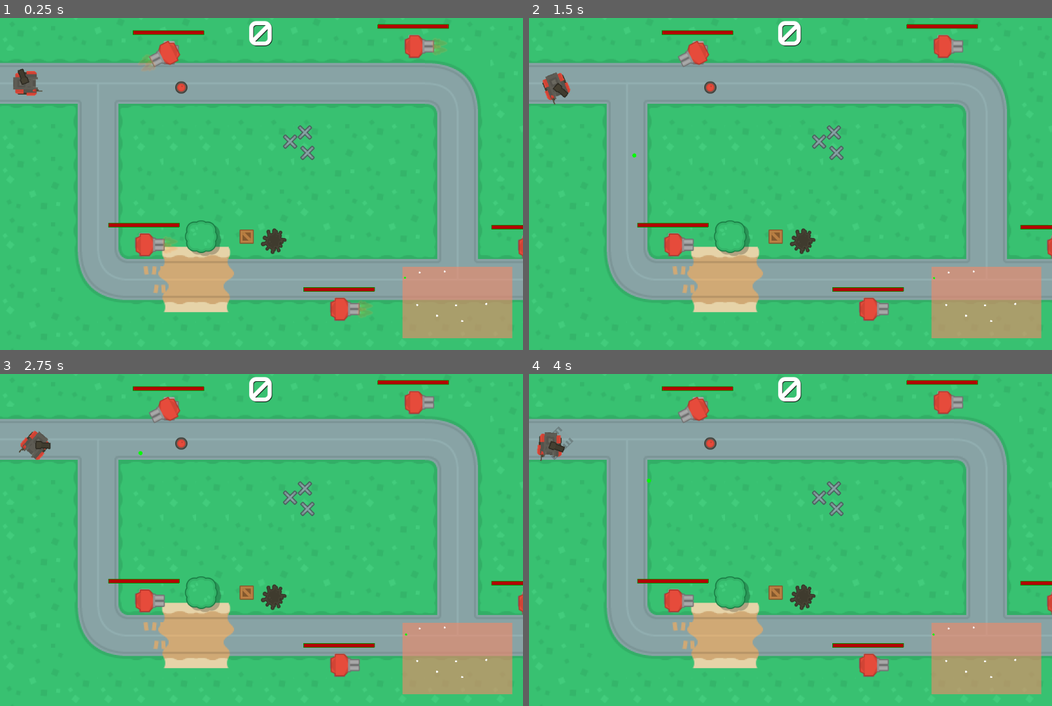
Above: before the commit, frames 1-4 (two rows, left to right).
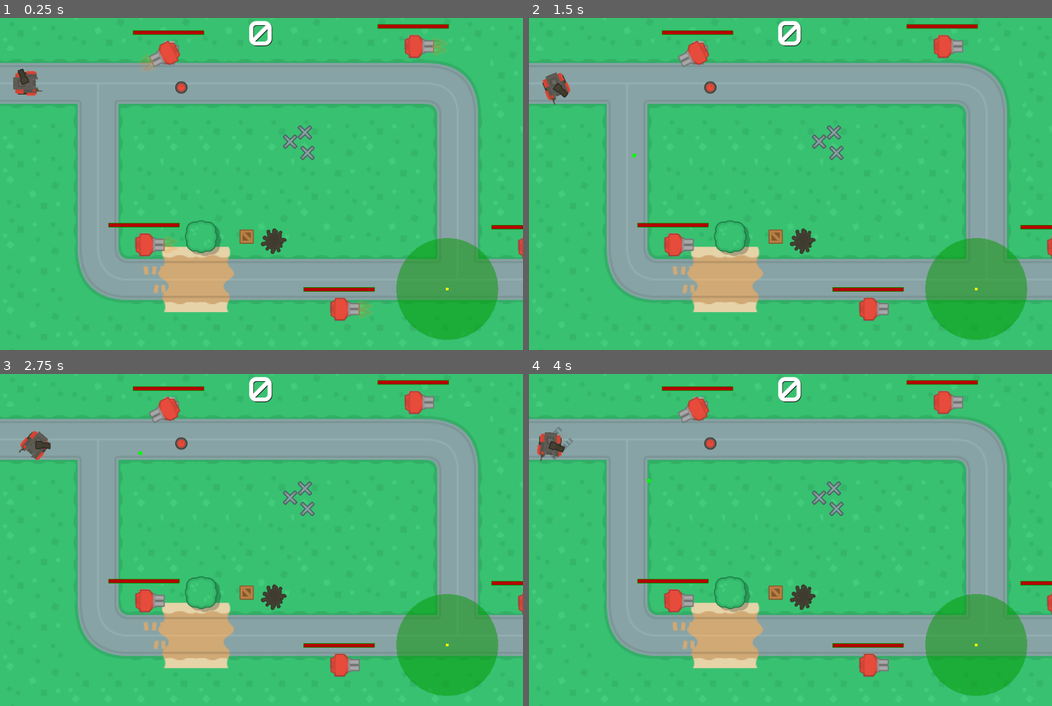
Above: after the commit, the same moments.

Repository: soapmactavish23/rogue_tank
Game: Godot game, scene res://scenes/game.tscn
Same seed, same stepped clock (60 frames per second), same inputs: the game is played once before the commit and once after it.
Inputs (mouse positions are in pixels of both pictures, inside the frame that each line leads up to):
- Up to frame 1 (0.25 s): no input
- Up to frame 2 (1.5 s): move the mouse to (905, 167) at 0.52 s; hold Right (ui_right) 0.53-1.28 s; right-click (905, 167) at 0.6 s; move the mouse to (685, 200) at 1.27 s; hold Down (ui_down) from 1.28 s (still down); right-click (685, 200) at 1.35 s
- Up to frame 3 (2.75 s): move the mouse to (313, 466) at 2.02 s; release Down (ui_down) at 2.03 s; hold Right (ui_right) from 2.03 s (still down); right-click (313, 466) at 2.1 s
- Up to frame 4 (4 s): move the mouse to (764, 606) at 2.77 s; release Right (ui_right) at 2.78 s; hold Up (ui_up) 2.78-3.53 s; right-click (764, 606) at 2.85 s; move the mouse to (947, 589) at 3.52 s; hold Left (ui_left) from 3.53 s (still down); right-click (947, 589) at 3.6 s

The runs differ from the first frame. In frame 1, 5.8% of the frame differs, in the area x 75-98%, y 66-97%; in frame 2, 5.8%; in frame 3, 5.8%; in frame 4, 5.8%.

Commit message:
79. 75 - Radar circular 1

Diff:
--- a/scenes/game.tscn
+++ b/scenes/game.tscn
@@ -11,8 +11,7 @@
 [ext_resource path="res://scenes/oilSpill_large.tscn" type="PackedScene" id=9]
 [ext_resource path="res://scenes/crateWood.tscn" type="PackedScene" id=10]
 [ext_resource path="res://scenes/barrelBlack_top.tscn" type="PackedScene" id=11]
-[ext_resource path="res://scenes/radar_square.tscn" type="PackedScene" id=12]
-[ext_resource path="res://scenes/radar_square_tilemap_calc.tscn" type="PackedScene" id=13]
+[ext_resource path="res://scripts/radar_circle.gd" type="Script" id=12]
 
 [sub_resource type="DynamicFont" id=1]
 size = 50
@@ -95,11 +94,9 @@
 align = 1
 valign = 1
 
-[node name="radar_square" parent="HUD" instance=ExtResource( 12 )]
-margin_left = 787.968
-margin_top = 487.148
-margin_right = 1002.97
-margin_bottom = 627.148
-area_size = Vector2( 0, 0 )
-
-[node name="radar_square_tilemap_calc" parent="HUD/radar_square" instance=ExtResource( 13 )]
+[node name="radar_circle" type="Node2D" parent="HUD"]
+position = Vector2( 875.647, 530.512 )
+script = ExtResource( 12 )
+sensor_radius = 500
+radius = 100.0
+tank = NodePath("../../Tank")
--- /dev/null
+++ b/scripts/radar_circle.gd
@@ -0,0 +1,27 @@
+tool
+extends Node2D
+
+export(float, 10, 3000) var sensor_radius = 500
+export(float, 10, 1000) var radius = 10 setget set_radius
+export(Color) var color = Color(0, .6, 0, .5) setget set_color
+export(NodePath) var tank
+
+func _ready():
+	if tank:
+		tank = get_node(tank)
+
+func _draw():
+	draw_circle(Vector2(), radius, color)
+
+	if !Engine.editor_hint:
+		draw_circle(Vector2(), 3, Color(1, 1, 0, 1))
+
+func set_radius(val):
+	radius = val
+	if Engine.editor_hint:
+		update()
+
+func set_color(val):
+	color = val
+	if Engine.editor_hint:
+		update()
Not shown: 1 places in scenes/game.tscn that only renumber resources
